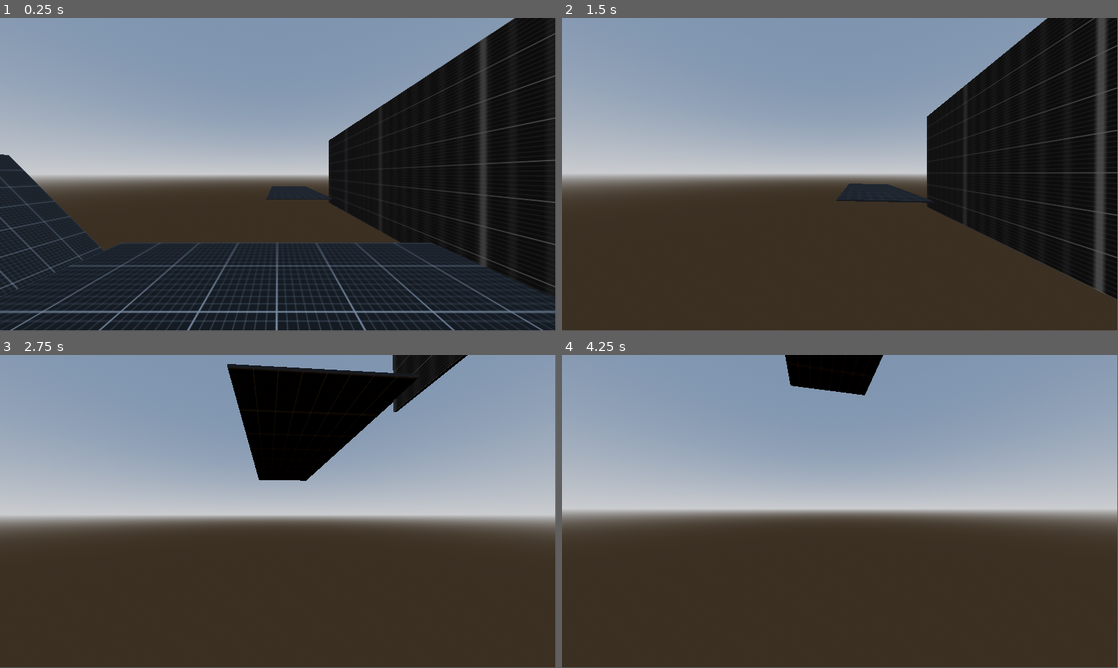
Above: before the commit, frames 1-4 (two rows, left to right).
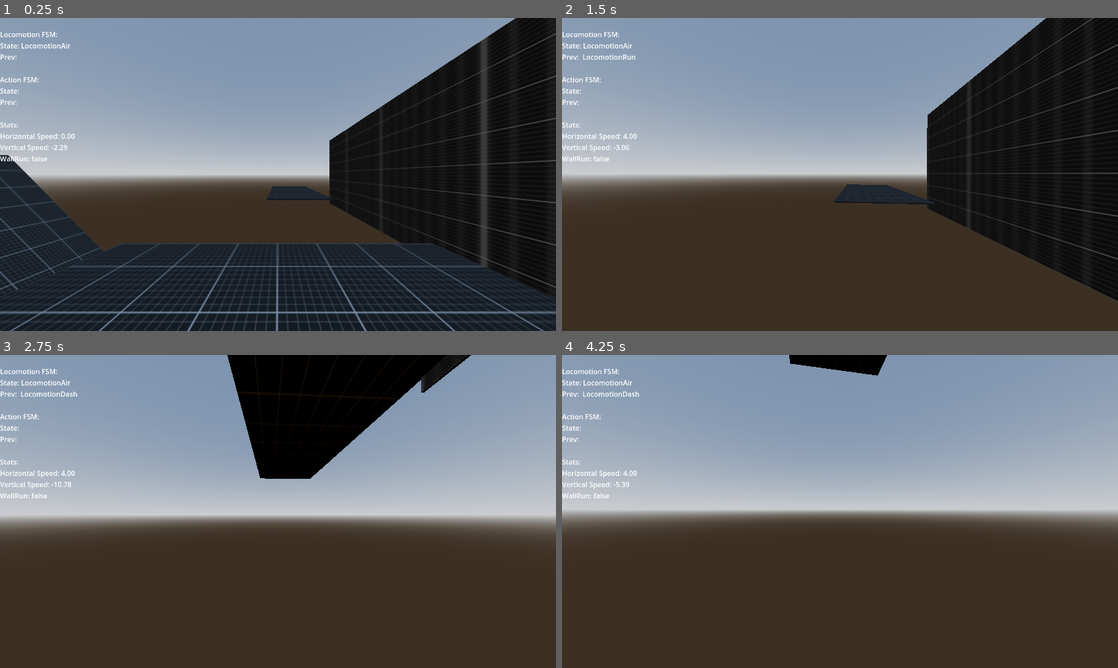
Above: after the commit, the same moments.

Repository: mdnrealdeal/parkour-game
Game: Godot game, scene res://scenes/levels/test_scene.tscn
The game is run twice, just before and just after one commit, with the same random seed, the same clock (stepped at 60 frames per second) and the same inputs.
Inputs (mouse positions are in pixels of both pictures, inside the frame that each line leads up to):
- Up to frame 1 (0.25 s): no input
- Up to frame 2 (1.5 s): tap Enter (ui_accept) at 0.5 s; move the mouse to (867, 171) at 0.52 s; hold W (move_forward) from 0.53 s (still down); tap Shift (dash) at 0.6 s; tap Space (jump) at 0.77, 0.8, 1.07, 1.35 s; move the mouse to (812, 174) at 1.27 s
- Up to frame 3 (2.75 s): keep holding W (move_forward); tap Space (jump) at 1.52, 1.82, 2.3 s; tap Shift (dash) at 1.55 s; move the mouse to (289, 505) at 2.02 s; hold X (crouch) from 2.03 s (still down)
- Up to frame 4 (4.25 s): keep holding W (move_forward); move the mouse to (834, 514) at 2.77 s; release X (crouch) at 2.78 s; tap Shift (dash) at 2.85, 3.6 s; tap Space (jump) at 3.02, 3.32, 3.77, 3.8, 4.07 s; move the mouse to (878, 514) at 3.52 s
In our replay, the window is 799x449 before the commit and 800x450 after it. These sizes can differ from the game's own. Grey fills any space a smaller window leaves; there, only what the larger window draws over its background counts as a difference.

The runs differ from the first frame. In frame 1, 2.5% of the frame differs, in the area x 0-100%, y 0-100%; in frame 2, 3.4%; in frame 3, 3.1%; in frame 4, 1.8%.

Commit message:
debug ui, wallrun feel, sens change

Diff:
--- a/entities/player/player.tscn
+++ b/entities/player/player.tscn
@@ -15,7 +15,7 @@
 
 [node name="Player" type="CharacterBody3D"]
 script = ExtResource("1_ucweq")
-mouse_sensitivity = 0.002
+mouse_sensitivity = 16.0
 move_stats = ExtResource("2_8fjmc")
 
 [node name="CollisionShape3D" type="CollisionShape3D" parent="."]
@@ -26,9 +26,11 @@
 
 [node name="Head" type="Node3D" parent="."]
 unique_name_in_owner = true
+physics_interpolation_mode = 2
 transform = Transform3D(1, 0, 0, 0, 1, 0, 0, 0, 1, 0, 1.5, 0)
 
 [node name="Camera3D" type="Camera3D" parent="Head"]
+physics_interpolation_mode = 2
 fov = 90.0
 
 [node name="Sensors" type="Node3D" parent="."]
@@ -51,7 +53,9 @@
 script = ExtResource("2_abrql")
 initial_state = NodePath("LocomotionIdle")
 
-[node name="LocomotionDash" type="Node" parent="Machines/LocoLayer"]
+[node name="Interruptable" type="Node" parent="Machines/LocoLayer"]
+
+[node name="LocomotionDash" type="Node" parent="Machines/LocoLayer/Interruptable"]
 script = ExtResource("7_qiwj3")
 is_interruptable_state = true
 metadata/_custom_type_script = "uid://oxlunud6hytu"
--- a/project.godot
+++ b/project.godot
@@ -24,6 +24,10 @@
 
 [display]
 
+window/size/viewport_width=1280
+window/size/viewport_height=720
+window/size/resizable=false
+window/size/extend_to_title=true
 window/vsync/vsync_mode=2
 
 [input]
--- a/resources/player_movementstats.tres
+++ b/resources/player_movementstats.tres
@@ -4,17 +4,20 @@
 
 [resource]
 script = ExtResource("1_56aya")
-acceleration = 3.0
+acceleration = 4.0
 friction = 3.0
-sprint_acceleration = 1.5
-air_acceleration = 6.5
+sprint_speed = 6.0
+sprint_acceleration = 2.0
+time_before_sprinting = 3.0
+air_acceleration = 6.0
 max_air_jumps = 0
 jump_force = 3.8
 coyote_time_duration = 0.2
-dash_speed = 6.0
+dash_speed = 7.0
 dash_duration = 0.05
 dash_cooldown = 0.5
-wallrun_jump_force_side = 5.0
-wallrun_jump_force_up = 5.0
+wallrun_jump_force_side = 8.0
+wallrun_jump_force_forward = 5.0
+wallrun_jump_force_up = 3.0
 wallrun_gravity_mult = 0.25
 metadata/_custom_type_script = "uid://c83i83xjuj6bl"
--- a/scenes/levels/test_scene.tscn
+++ b/scenes/levels/test_scene.tscn
@@ -1,8 +1,9 @@
-[gd_scene load_steps=8 format=3 uid="uid://cybblbhhayuar"]
+[gd_scene load_steps=9 format=3 uid="uid://cybblbhhayuar"]
 
 [ext_resource type="Script" uid="uid://d2703hr0pb4k2" path="res://scripts/misc/pause_manager.gd" id="1_kljt5"]
 [ext_resource type="PackedScene" uid="uid://bjj0ytq01q18h" path="res://entities/player/player.tscn" id="1_xgkye"]
 [ext_resource type="Texture2D" uid="uid://dkdkcfmekgeml" path="res://assets/textures/tex_DebugGrid.png" id="2_bfhv8"]
+[ext_resource type="Script" uid="uid://l5ji4qki13od" path="res://scripts/ui/_debug/label_state_display.gd" id="3_ad8uc"]
 
 [sub_resource type="ProceduralSkyMaterial" id="ProceduralSkyMaterial_xgkye"]
 sky_horizon_color = Color(0.66224277, 0.6717428, 0.6867428, 1)
@@ -31,6 +32,14 @@
 
 [node name="PauseManager" type="Node" parent="."]
 script = ExtResource("1_kljt5")
+
+[node name="DebugUI" type="CanvasLayer" parent="."]
+
+[node name="debug_text" type="Label" parent="DebugUI" node_paths=PackedStringArray("actor")]
+offset_right = 40.0
+offset_bottom = 23.0
+script = ExtResource("3_ad8uc")
+actor = NodePath("../../Player")
 
 [node name="Level" type="Node3D" parent="."]
 
--- a/scripts/_FSMs/locoLayer/locomotion_wallrun.gd
+++ b/scripts/_FSMs/locoLayer/locomotion_wallrun.gd
@@ -40,9 +40,16 @@
 		transition_requested.emit(self, LocomotionIdle)
 
 	if actor_ref.request_to_jump:
+		var look_dir := -actor_ref.head.global_transform.basis.z
+		look_dir.y = 0
+		look_dir = look_dir.normalized()
+
+		var steer_dir := look_dir.slide(_wall_normal).normalized()
+
 		var jump_velocity := (
 			(_wall_normal * actor_ref.move_stats.wallrun_jump_force_side) +
-			(Vector3.UP * actor_ref.move_stats.wallrun_jump_force_side)
+			(Vector3.UP * actor_ref.move_stats.wallrun_jump_force_up) +
+			(actor_ref.move_stats.wallrun_jump_force_forward * steer_dir)
 			)
 
 		actor_ref.velocity = jump_velocity
@@ -57,7 +64,10 @@
 	var wall_forward := input_dir_3d.slide(_wall_normal).normalized()
 	var target_velocity := wall_forward * actor_ref.move_stats.sprint_speed
 
-	actor_ref.velocity.x = lerp(actor_ref.velocity.x, target_velocity.x, actor_ref.move_stats.acceleration * _delta)
-	actor_ref.velocity.z = lerp(actor_ref.velocity.z, target_velocity.z, actor_ref.move_stats.acceleration * _delta)
+	actor_ref.velocity.x = lerp(actor_ref.velocity.x, target_velocity.x,
+	actor_ref.move_stats.acceleration * _delta)
+
+	actor_ref.velocity.z = lerp(actor_ref.velocity.z, target_velocity.z,
+	actor_ref.move_stats.acceleration * _delta)
 
 	actor_ref.velocity -= _wall_normal * 0.25
--- a/scripts/misc/movement_stats.gd
+++ b/scripts/misc/movement_stats.gd
@@ -25,5 +25,6 @@
 
 @export_group("Wallrun")
 @export var wallrun_jump_force_side: float = 6.0
+@export var wallrun_jump_force_forward: float = 6.0
 @export var wallrun_jump_force_up: float = 8.0
 @export var wallrun_gravity_mult: float = 0.3
--- a/scripts/player/player.gd
+++ b/scripts/player/player.gd
@@ -1,7 +1,8 @@
 class_name Player
 extends Actor
 
-@export var mouse_sensitivity: float = 0.003
+@export var mouse_sensitivity: float = 30
+const SENS_MODIFIER = 0.0001
 
 func _ready() -> void:
 	super._ready()
@@ -18,6 +19,8 @@
 
 func _unhandled_input(event: InputEvent) -> void:
 	if event is InputEventMouseMotion:
-		rotate_y(-event.relative.x * mouse_sensitivity)
-		head.rotate_x(-event.relative.y * mouse_sensitivity)
+		var final_sensitivity: float = mouse_sensitivity * SENS_MODIFIER
+
+		rotate_y(-event.relative.x * final_sensitivity)
+		head.rotate_x(-event.relative.y * final_sensitivity)
 		head.rotation.x = clamp(head.rotation.x, deg_to_rad(-90), deg_to_rad(90))
--- /dev/null
+++ b/scripts/ui/_debug/label_state_display.gd
@@ -0,0 +1,79 @@
+class_name LabelStateDisplay
+extends Label
+
+
+# NOTICE: This is purely meant for debugging states.
+# DO NOT INTEGRATE INTO FINISHED GAME!
+
+@export var actor: Actor
+
+# History trackers
+var loco_current: String = ""
+var loco_prev: String = ""
+var action_current: String = ""
+var action_prev: String = ""
+
+func _ready() -> void:
+	# Auto-find actor if attached to the player hierarchy
+	if not actor:
+		actor = owner as Actor
+
+	# Wait one frame for FSMs to initialize
+	await get_tree().process_frame
+
+	if actor:
+		_setup_connections()
+		_update_text()
+
+func _setup_connections() -> void:
+	# Connect Locomotion Layer
+	if actor.fsm_loco_layer:
+		actor.fsm_loco_layer.state_changed.connect(_on_loco_changed)
+		if actor.fsm_loco_layer.current_state:
+			loco_current = actor.fsm_loco_layer.current_state.name
+
+	# Connect Action Layer (Crouch/Stand)
+	if actor.fsm_action_layer:
+		actor.fsm_action_layer.state_changed.connect(_on_action_changed)
+		if actor.fsm_action_layer.current_state:
+			action_current = actor.fsm_action_layer.current_state.name
+
+func _on_loco_changed(new_state: State) -> void:
+	loco_prev = loco_current
+	loco_current = new_state.name
+	_update_text()
+
+func _on_action_changed(new_state: State) -> void:
+	action_prev = action_current
+	action_current = new_state.name
+	_update_text()
+
+func _process(_delta: float) -> void:
+	# Update physics data every frame (Velocity changes constantly)
+	_update_text()
+
+func _update_text() -> void:
+	if not actor: return
+
+	var h_vel := Vector2(actor.velocity.x, actor.velocity.z).length()
+	var v_vel := actor.velocity.y
+
+	text = """
+	Locomotion FSM:
+	State: %s
+	Prev:  %s
+
+	Action FSM:
+	State: %s
+	Prev:  %s
+
+	Stats:
+	Horizontal Speed: %.2f
+	Vertical Speed: %.2f
+	WallRun: %s
+	""" % [
+		loco_current, loco_prev,
+		action_current, action_prev,
+		h_vel, v_vel,
+		str(actor.is_wall_running)
+	]
Not shown, added: scripts/ui/_debug/label_state_display.gd.uid
